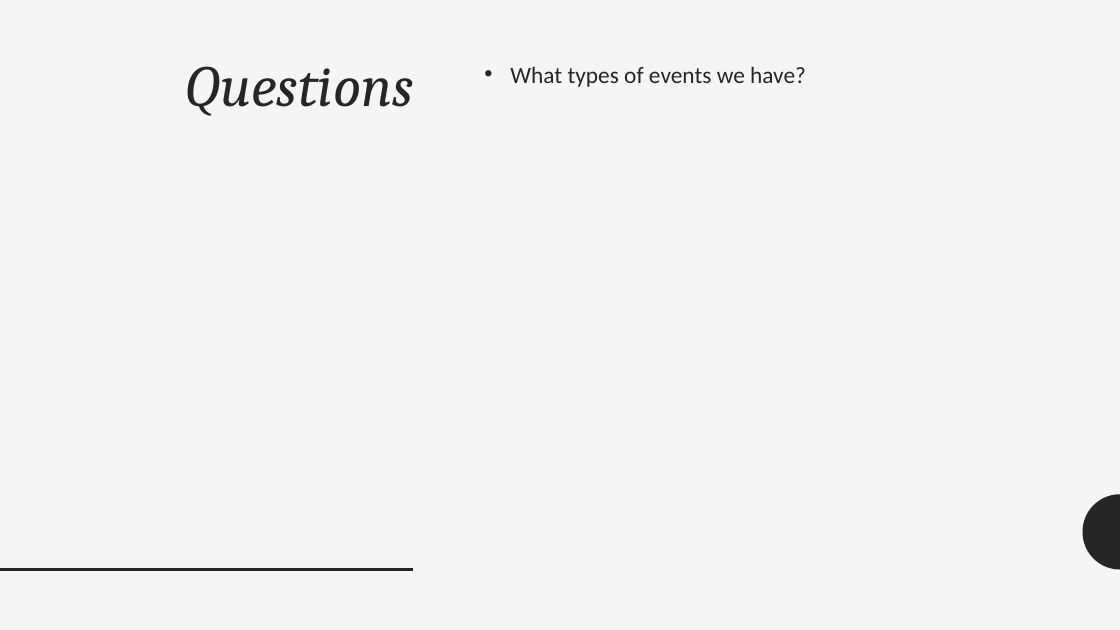
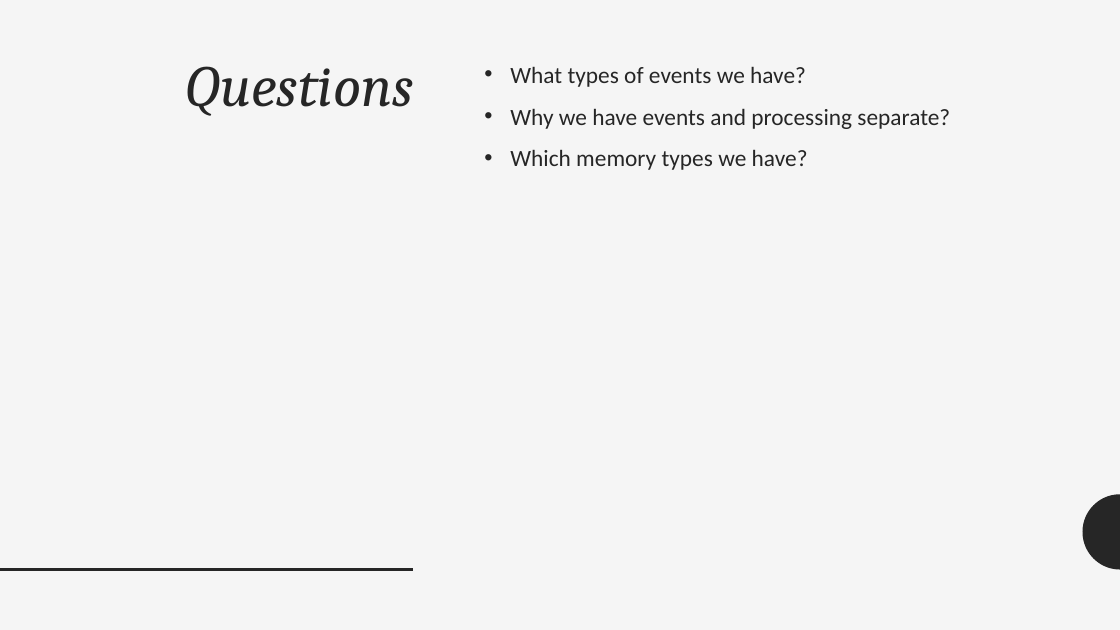
Before and after one commit to manuwira/intro_Team6, a slide deck: slide 14 of PräsentationIntro.pptx. Drawn at 1120x630 pixels with LibreOffice and Linux fonts; fonts in the diff are those of the drawing. Boxes give left, top, right and bottom in pixels: in the first picture for what was removed or moved away, otherwise in the second. Text is boxed around its words. In the diff, an @@ line names an element or a change of style, - is before the commit and + after.

Commit message:
update

```diff
--- a/PräsentationIntro.pptx
+++ b/PräsentationIntro.pptx
@@ text at <box>510,108,950,170</box>: paragraphs added @@
+• Why we have events and processing separate?
+• Which memory types we have?
```
Also in this commit, not shown: 2 other slides changed.
